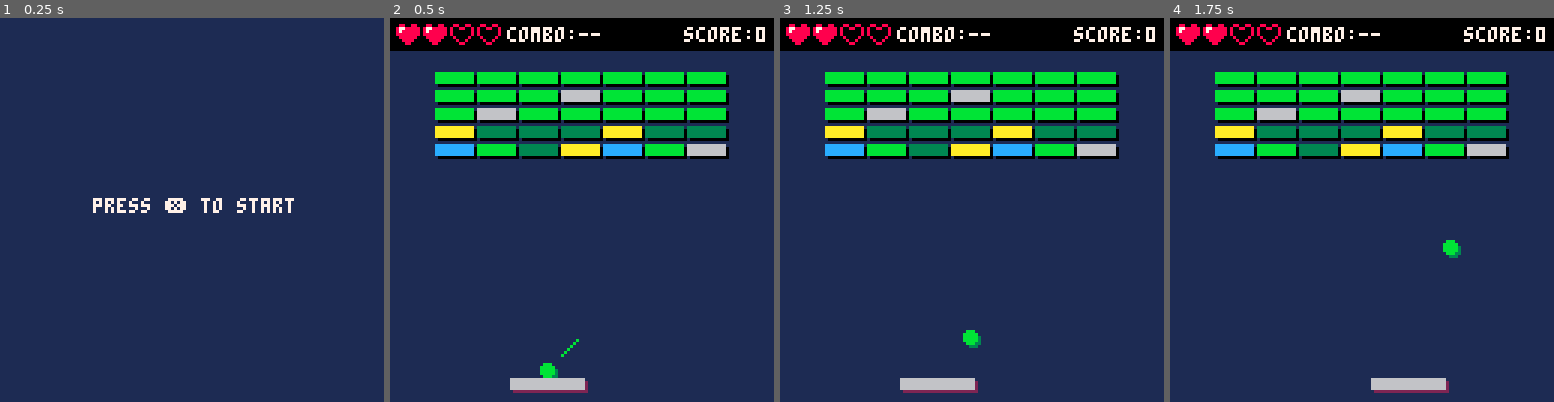
Above: before the commit, frames 1-4 (left to right).
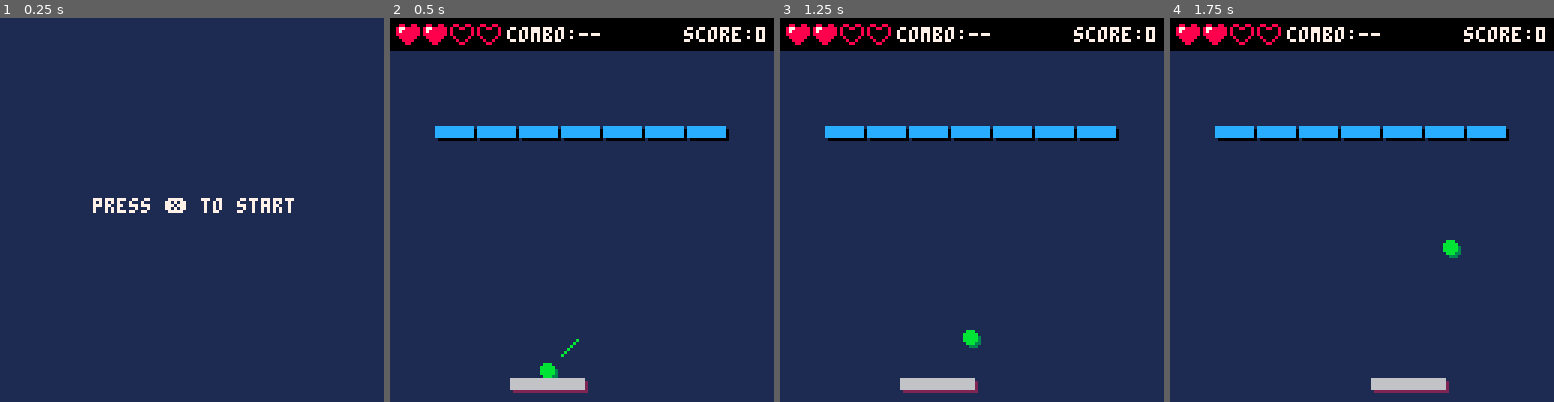
Above: after the commit, the same moments.

Repository: mattmuroya/pico-8
Game: PICO-8 cartridge carts/breakout/breakout.p8
The game is run twice, just before and just after one commit, with the same random seed, the same clock (stepped at 60 frames per second) and the same inputs.
Inputs:
- Up to frame 1 (0.25 s): no input
- Up to frame 2 (0.5 s): tap X (X key) at 0.33 s
- Up to frame 3 (1.25 s): tap X (X key) at 1.07 s
- Up to frame 4 (1.75 s): hold Right from 1.6 s (still down)

Frame 1 is identical in both runs. In frame 2, 14% of the frame differs, in the area x 11-89%, y 14-37%; in frame 3, 14%; in frame 4, 14%.

Commit message:
Speed up powerup

Diff:
--- a/carts/breakout/breakout.p8
+++ b/carts/breakout/breakout.p8
@@ -5,14 +5,14 @@
 -- to-dos
 
 -- powerups
---   speed up
---   multiball
---   1up
---   sticky paddle
---   laser?
---   megaball
---   reduction
---   expand
+--   s speed up ✅
+--   m multiball
+--   1 1up
+--   p sticky paddle
+--   l laser?
+--   g megaball
+--   r reduction
+--   e expand
 
 -- main loop
 
@@ -24,17 +24,20 @@
         t = 3,
         i = 6,
         x = 10,
-        p = 12
     }
 
     levels = {
         -- level 1
         {
-            " bbbbbbb ",
-            " bbbibbb ",
-            " bibbbbb ",
-            " xtttxtt ",
-            " pbtxpbi ",
+            -- " bbbbbbb ",
+            -- " bbbibbb ",
+            -- " bibbbbb ",
+            -- " xtttxtt ",
+            -- " pbtxpbi ",
+            "         ",
+            "         ",
+            "         ",
+            " s1ps1ps "
         },
         -- level 2
         {
@@ -100,9 +103,6 @@
     ball.r = 2
     ball.dx = 1
     ball.dy = -1
-    reset_ball()
-
-    pills = {}
 
     level = 1
     build(levels[level])
@@ -120,7 +120,6 @@
     if btn_released and btn(5) then
         mode = "game"
         btn_released = false
-        reset_ball()
         build(levels[level])
     end
 end
@@ -184,14 +183,29 @@
     if paddle.sticky then
         ball.x = paddle.x + paddle.w / 2
     else
-        ball.x += ball.dx
-        ball.y += ball.dy
-    end
-
+        ball.x += ball.dx * speed_multiplier.value
+        ball.y += ball.dy * speed_multiplier.value
+    end
+
+    -- loop powerups
+    if speed_multiplier.duration <= 0 then speed_multiplier.value = 1
+    else speed_multiplier.duration -= 1
+    end
+
+
+    -- loop pills
     for pill in all(pills) do
         pill.y += pill.dy
         if collide(pill, paddle) then
-            log("caught powerup")
+            log("caught powerup: " .. pill.type)
+            if pill.type == "s" then
+                speed_multiplier.value = 1.5
+                speed_multiplier.duration = 300
+            elseif pill.type == "1" then
+                -- 1up
+            elseif pill.type == "p" then
+                -- sticky
+            end
             del(pills, pill)
         end
         if pill.y + pill.r >= 127 then
@@ -291,10 +305,20 @@
     ball.dy = -1
     paddle.sticky = true
     multiplier = 0
+    speed_multiplier.duration = 0
 end
 
 function build(level)
+    speed_multiplier = {
+        value = 1,
+        duration = 0,
+    }
+
+    reset_ball()
+
+    pills = {}
     bricks = {}
+
     for i = 1, #level do
         add(bricks, {})
         for j = 1, #level[i] do
@@ -334,31 +358,32 @@
     local brick = bricks[i][j]
     if brick.type == "b" then brick.type = " "
     elseif brick.type == "t" then brick.type = "b"
-    elseif brick.type == "p" then
+    elseif brick.type == "x" then
+        set_timers_on_adj(i, j)
+        brick.type = " " -- to-do: replace with explosion animation
+    elseif is_powerup(brick) then
+        drop_pill(i, j, brick.type)
         brick.type = " "
-        drop_pill(i, j)
-    elseif brick.type == "x" then
-        brick.type = " " -- to-do: replace with explosion animation
-        set_timers_on_adj(i, j)
-    end
-end
-
-function drop_pill(i, j)
+    end
+end
+
+function drop_pill(i, j, type)
     local brick = bricks[i][j]
     local pill = {
         x = flr(brick.x + brick.w / 2),
         y = brick.y + brick.h / 2,
         dy = 0.75,
-        r = 2
+        r = 2,
+        type = type
     }
     add(pills, pill)
 end
 
 function set_timers_on_adj(i, j)
-    if i > 1 and reactive(bricks[i - 1][j].type) then bricks[i - 1][j].timer = 6 end
-    if i < #bricks and reactive(bricks[i + 1][j].type) then bricks[i + 1][j].timer = 6 end
-    if j > 1 and reactive(bricks[i][j -1].type) then bricks[i][j - 1].timer = 6 end
-    if j < #bricks[i] and reactive(bricks[i][j + 1].type) then bricks[i][j + 1].timer = 6 end
+    if i > 1 and is_reactive(bricks[i - 1][j].type) then bricks[i - 1][j].timer = 6 end
+    if i < #bricks and is_reactive(bricks[i + 1][j].type) then bricks[i + 1][j].timer = 6 end
+    if j > 1 and is_reactive(bricks[i][j -1].type) then bricks[i][j - 1].timer = 6 end
+    if j < #bricks[i] and is_reactive(bricks[i][j + 1].type) then bricks[i][j + 1].timer = 6 end
 end
 
 function update_multiplier()
@@ -374,14 +399,20 @@
 function level_clear()
     for i = 1, #bricks do
         for j = 1, #bricks[i] do
-            if reactive(bricks[i][j].type) then return false end
+            if is_reactive(bricks[i][j].type) then return false end
         end
     end
     return true
 end
 
-function reactive(type)
+function is_reactive(type)
     return type ~= " " and type ~= "i"
+end
+
+function is_powerup(brick)
+    return brick.type == "s"
+        or brick.type == "1"
+        or brick.type == "p"
 end
 
 function deflect_x(ball, rect)
@@ -490,14 +521,13 @@
                 local brick = bricks[i][j]
                 rectfill(brick.x+1, brick.y+1, brick.x + brick.w, brick.y + brick.h, 0)
                 rectfill(brick.x, brick.y, brick.x + brick.w - 1, brick.y + brick.h - 1,
-                    brick_colors[brick.type])
+                    is_powerup(brick) and 12 or brick_colors[brick.type])
             end
         end
     end
 
     for pill in all(pills) do
         circfill(pill.x, pill.y, 2, 12)
-        print(pill.x.." "..pill.y)
     end
 
     circfill(ball.x + 1, ball.y + 1, ball.r, 3)
